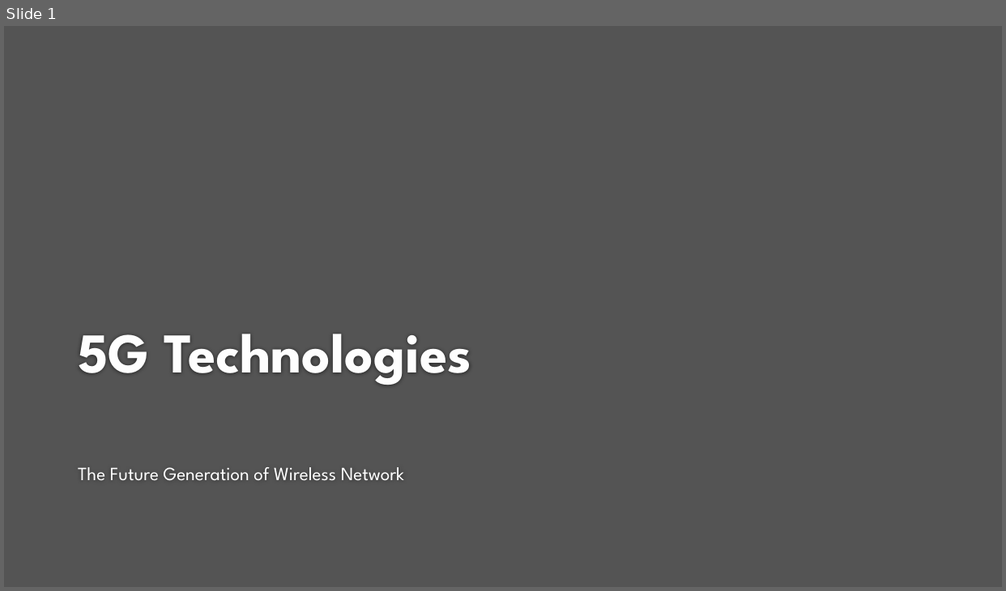
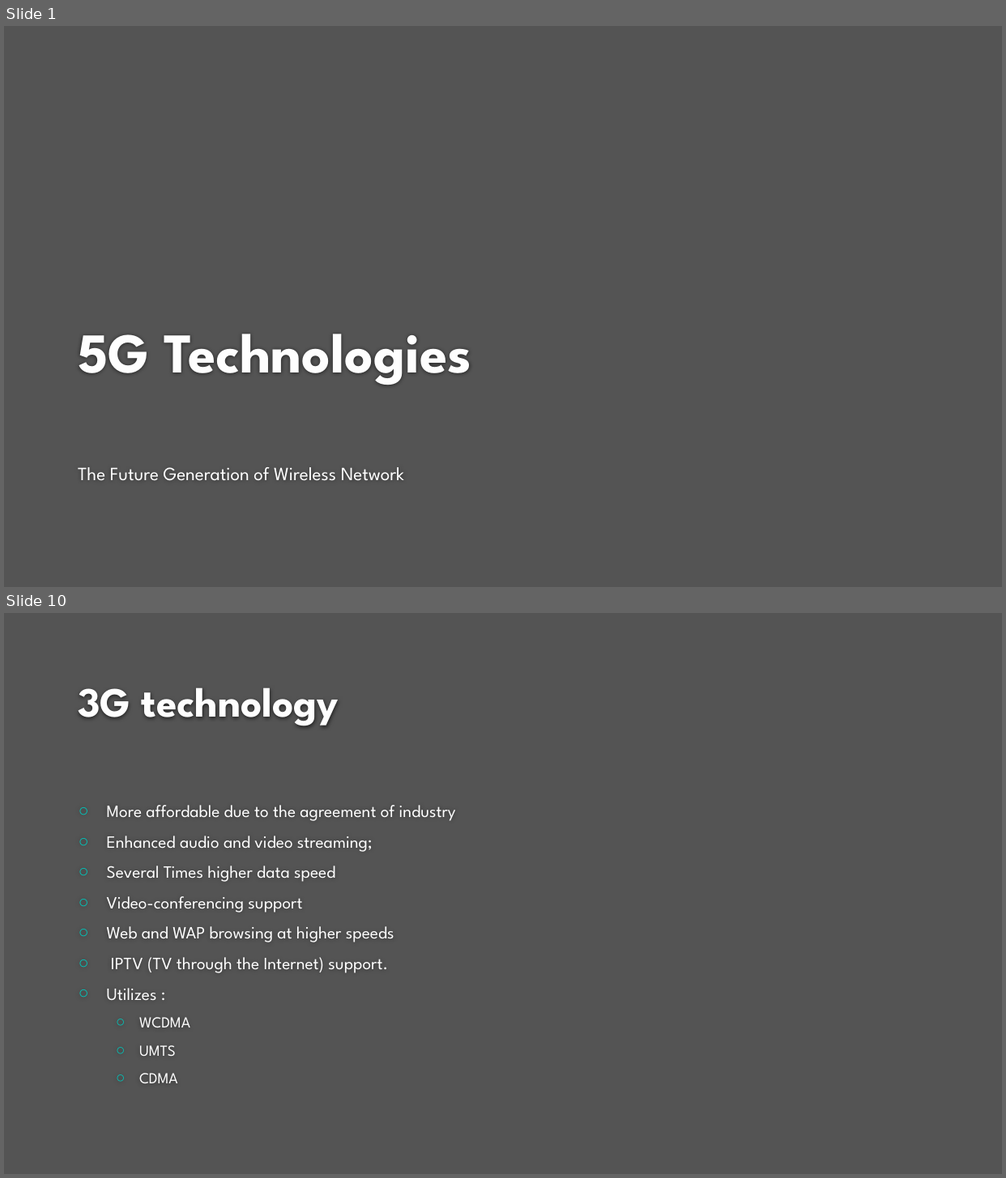
Before and after one commit to hackergirl1/5G-Presentation-, a slide deck: 5G Technologies.pptx. Shown one above the other, each under a label of ours: slide 1 before the commit, slides 1 and 10 after it; the slides between them are not shown. The pictures are 1006x591 and 1006x1178 pixels, drawn with LibreOffice and Linux fonts; fonts in the diff are those of the drawing; background and template pictures are left out. Boxes give left, top, right and bottom in pixels: in the first picture for what was removed or moved away, otherwise in the second. Text is boxed around its words. In the diff, an @@ line names an element or a change of style, - is before the commit and + after.

```diff
--- a/5G Technologies.pptx
+++ b/5G Technologies.pptx
@@ slide 10 added at (x1=4, y1=613, x2=1002, y2=1174), background #212121 at 77% opacity @@
@@ title added at (x1=78, y1=688, x2=339, y2=726), 40 pt, text #FEFEFE, bold @@
+3G technology
@@ text added at (x1=107, y1=805, x2=456, y2=1084), 16.6 pt, text #FFFFFF @@
+○ More affordable due to the agreement of industry
+○ Enhanced audio and video streaming;
+○ Several Times higher data speed
+○ Video-conferencing support
+○ Web and WAP browsing at higher speeds
+○ IPTV (TV through the Internet) support.
+○ Utilizes :
+  ○ WCDMA
+  ○ UMTS
+  ○ CDMA
```
Also in this commit, not shown: 1 slide changed, 10 other slides added, 1 slide removed.
